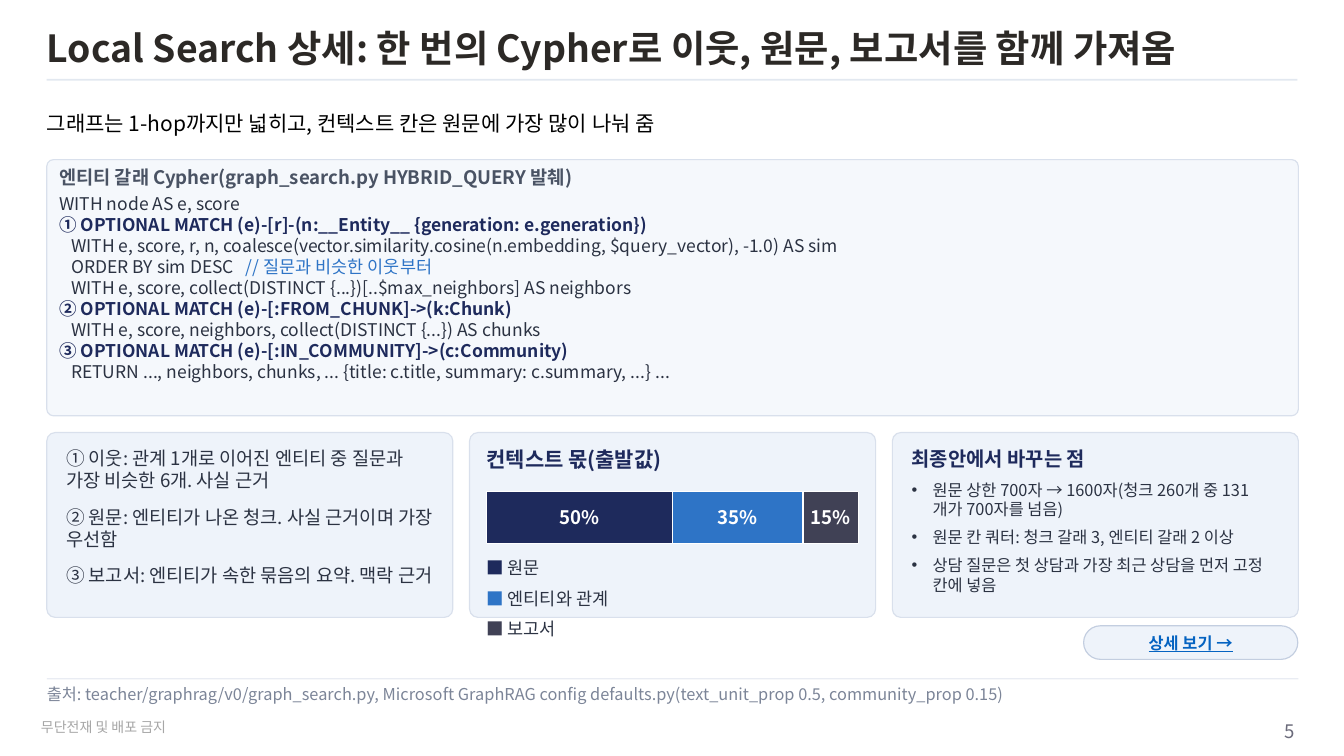
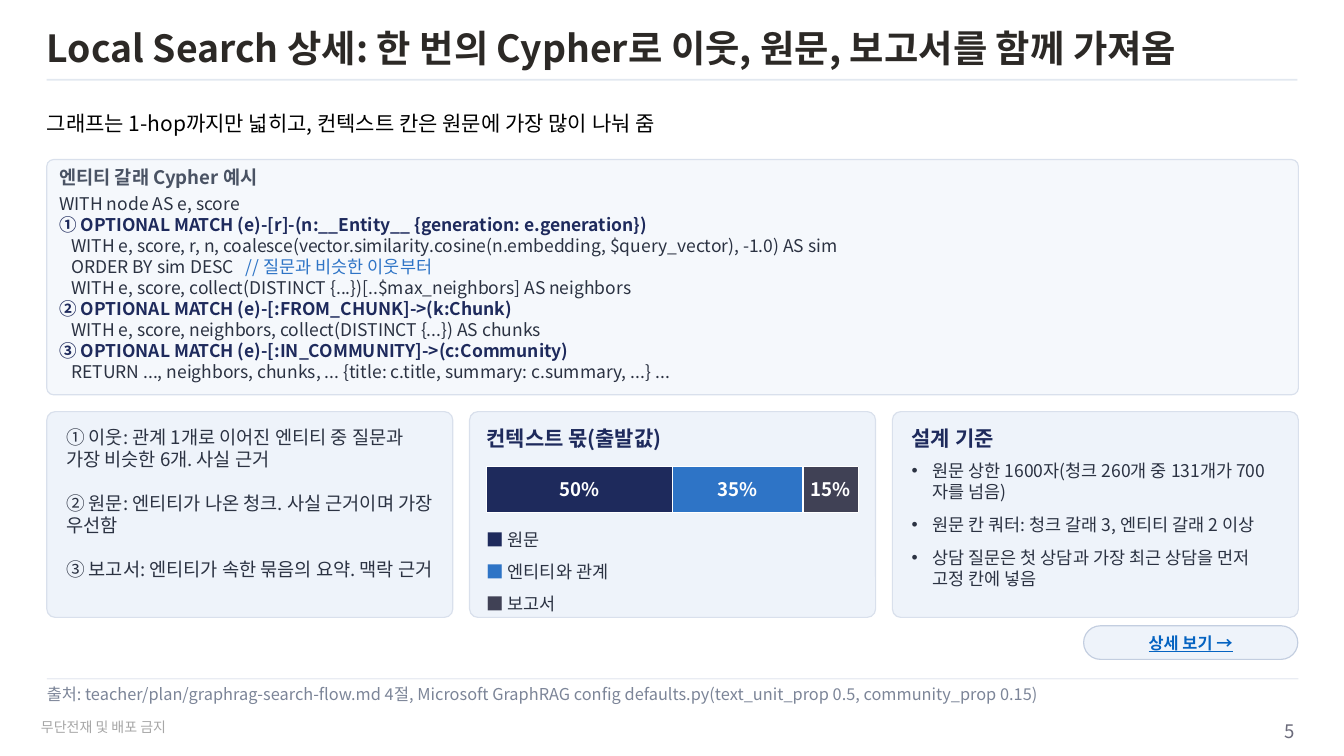
Before and after one commit to unicorn-campus/hybrid-ai, a slide deck: slide 5 of teacher/plan/graphrag-search-flow.pptx. Drawn at 1344x756 pixels with LibreOffice and Linux fonts; fonts in the diff are those of the drawing. Boxes give left, top, right and bottom in pixels: in the first picture for what was removed or moved away, otherwise in the second. Text is boxed around its words. In the diff, an @@ line names an element or a change of style, - is before the commit and + after.

```diff
--- a/teacher/plan/graphrag-search-flow.pptx
+++ b/teacher/plan/graphrag-search-flow.pptx
@@ rounded rectangle: place and size @@
-rounded rectangle at (47,160,1299,416)
+rounded rectangle at (47,160,1299,395)
@@ text at (59,168,257,188): text changed @@
-엔티티 갈래 Cypher(graph_search.py HYBRID_QUERY 발췌)
+엔티티 갈래 Cypher 예시
@@ rounded rectangle "① 이웃: 관계 1개로 이어진 ...": place and size @@
-rounded rectangle "① 이웃: 관계 1개로 이어진 ..." at (47,433,453,617)
+rounded rectangle "① 이웃: 관계 1개로 이어진 ..." at (47,412,453,617)
@@ rounded rectangle "① 이웃: 관계 1개로 이어진 ..." at (47,412,453,617): more space between paragraphs; proportions changed @@
@@ proportions changed in 3 elements at (892,412,1298,617), (47,160,1299,395), (470,412,875,617) @@
@@ rounded rectangle: place and size @@
-rounded rectangle at (470,433,875,617)
+rounded rectangle at (470,412,875,617)
@@ rounded rectangle "설계 기준": place and size @@
-rounded rectangle "설계 기준" at (892,433,1298,617)
+rounded rectangle "설계 기준" at (892,412,1298,617)
@@ text "컨텍스트 몫(출발값)": place and size @@
-text "컨텍스트 몫(출발값)" at (486,449,661,471)
+text "컨텍스트 몫(출발값)" at (486,428,661,450)
@@ text in rounded rectangle at (912,428,1232,502): text changed; size 14 to 15 pt @@
-최종안에서 바꾸는 점
-• 원문 상한 700자 → 1600자(청크 260개 중 131개가 700자를 넘음)
+설계 기준
+• 원문 상한 1600자(청크 260개 중 131개가 700자를 넘음)
@@ rectangle "50%": place and size @@
-rectangle "50%" at (486,491,673,543)
+rectangle "50%" at (486,466,673,512)
@@ rectangle "35%": place and size @@
-rectangle "35%" at (673,491,803,543)
+rectangle "35%" at (673,466,803,512)
@@ rectangle "15%": place and size @@
-rectangle "15%" at (803,491,859,543)
+rectangle "15%" at (803,466,859,512)
@@ text "■ 원문": place and size @@
-text "■ 원문" at (508,559,540,575)
+text "■ 원문" at (508,531,540,547)
@@ text in rounded rectangle at (933,516,1254,587): size 14 to 15 pt in "원문 칸 쿼터: 청크 갈래 3, 엔티티 ...", "상담 질문은 첫 상담과 가장 최근 상담을 ..."; more space between paragraphs @@
@@ text "■ 엔티티와 관계": place and size @@
-text "■ 엔티티와 관계" at (508,590,608,607)
+text "■ 엔티티와 관계" at (508,563,608,580)
@@ text "■ 보고서": place and size @@
-text "■ 보고서" at (508,620,556,637)
+text "■ 보고서" at (508,595,556,612)
@@ text at (47,686,1037,704): text changed @@
-출처: teacher/graphrag/v0/graph_search.py, Microsoft GraphRAG config defaults.py(text_unit_prop 0.5, community_prop 0.15)
+출처: teacher/plan/graphrag-search-flow.md 4절, Microsoft GraphRAG config defaults.py(text_unit_prop 0.5, community_prop 0.15)
```
Also in this commit, not shown: 10 other slides changed, 6 other files.
